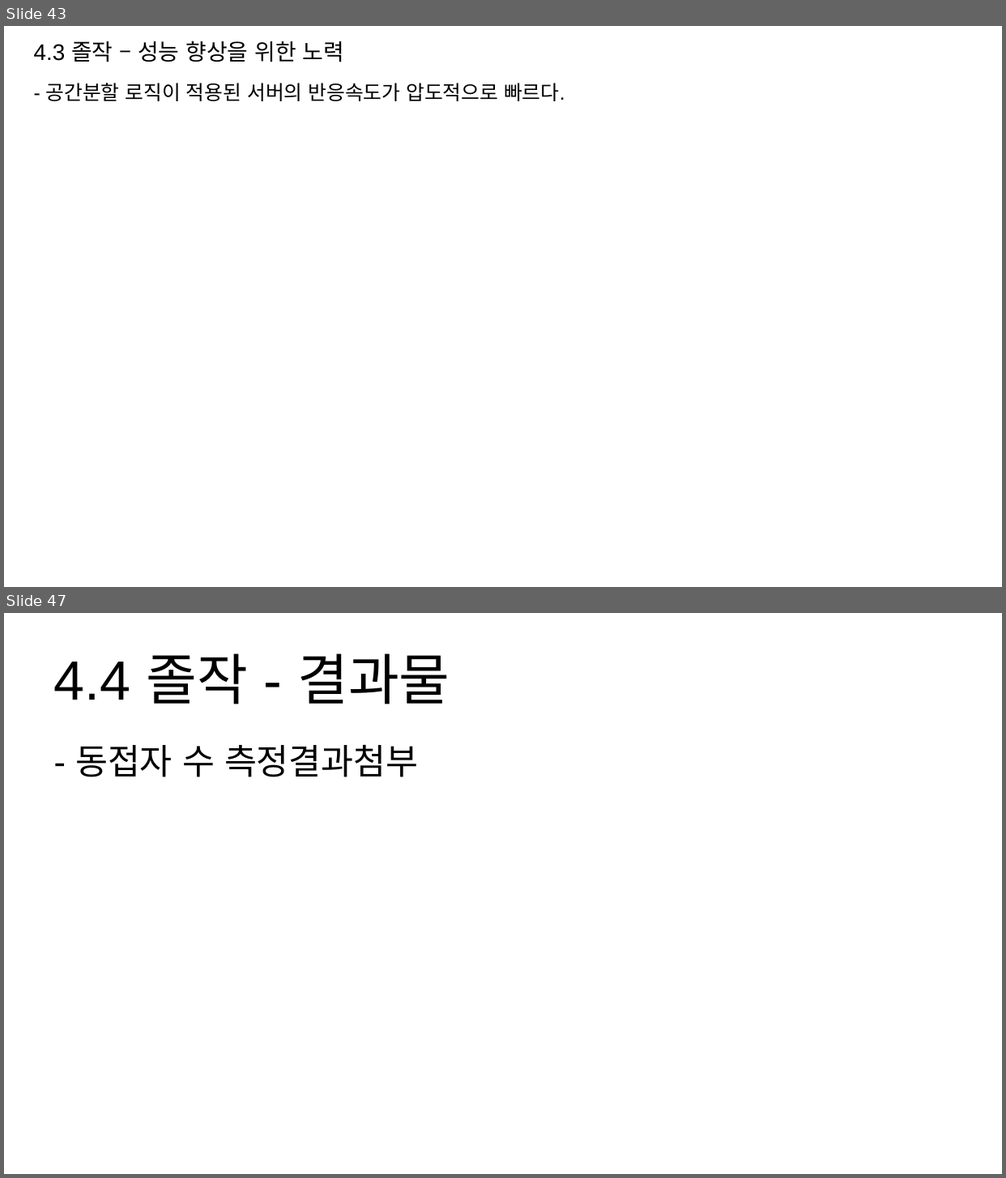
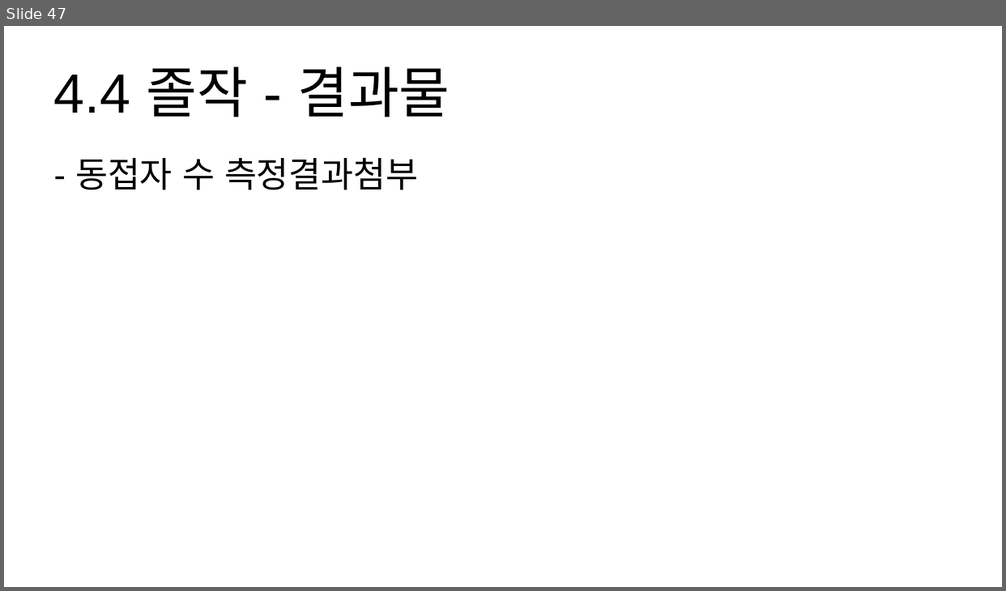
Before and after one commit to hypernagox/FYP_Evergreen, a slide deck: 포트폴리오/서버_최재혁/포트폴리오.pptx. Shown one above the other, each under a label of ours: slides 43 and 47 before the commit, slide 47 after it; the slides between them are not shown. The pictures are 1006x1178 and 1006x591 pixels, drawn with LibreOffice and Linux fonts; fonts in the diff are those of the drawing. Boxes give left, top, right and bottom in pixels: in the first picture for what was removed or moved away, otherwise in the second. Text is boxed around its words. In the diff, an @@ line names an element or a change of style, - is before the commit and + after.

```diff
--- a/포트폴리오/서버_최재혁/포트폴리오.pptx
+++ b/포트폴리오/서버_최재혁/포트폴리오.pptx
@@ slide 43 removed at (x1=4, y1=26, x2=1002, y2=587), background #FFFFFF @@
@@ text removed at (x1=34, y1=41, x2=344, y2=62) @@
-4.3 졸작 – 성능 향상을 위한 노력
@@ title removed at (x1=46, y1=83, x2=565, y2=101) @@
-- 공간분할 로직이 적용된 서버의 반응속도가 압도적으로 빠르다.
```
Also in this commit, not shown: 5 slides changed, 2 slides added, 1 other slide removed.
